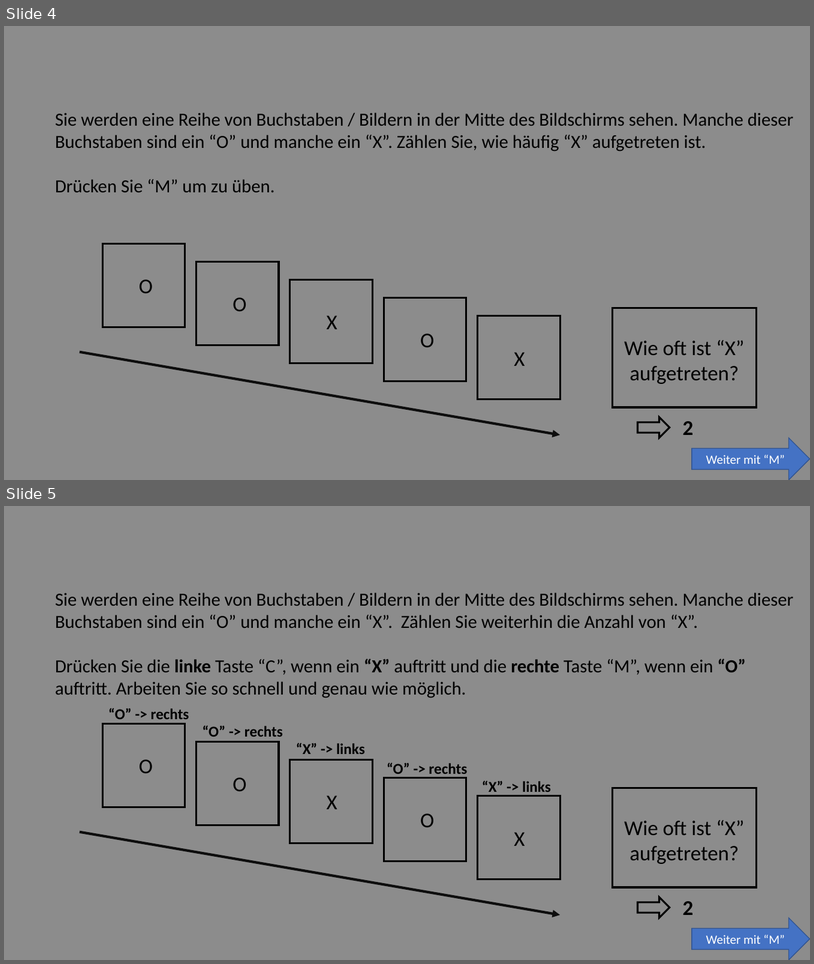
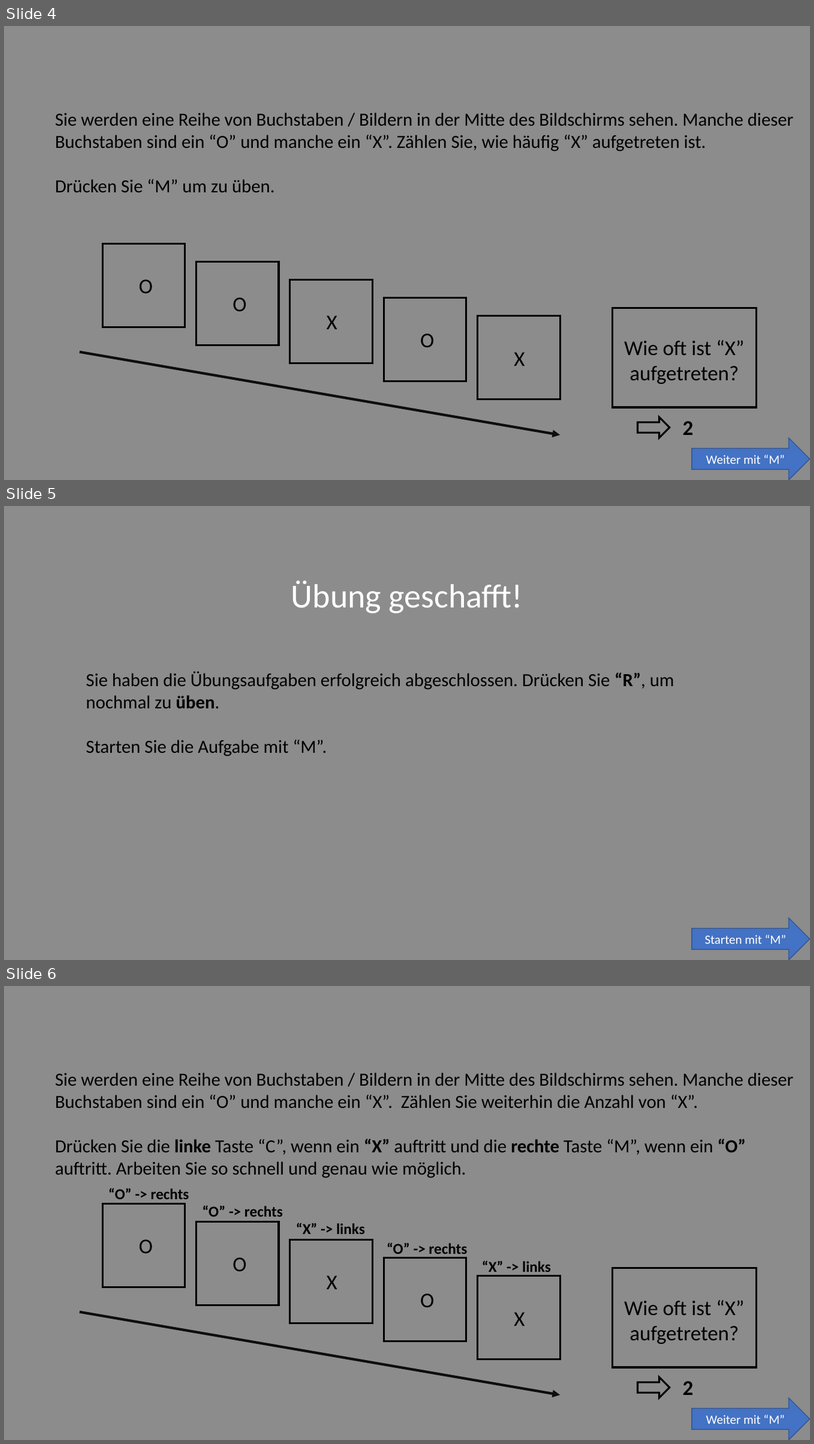
Before and after one commit to SLesche/oddball-task, a slide deck: instructions/instruction_slides.pptx. Shown one above the other, each under a label of ours: slides 4 and 5 before the commit, slides 4, 5 and 6 after it. The pictures are 814x964 and 814x1444 pixels, drawn with LibreOffice and Linux fonts; fonts in the diff are those of the drawing. Boxes give left, top, right and bottom in pixels: in the first picture for what was removed or moved away, otherwise in the second. Text is boxed around its words. In the diff, an @@ line names an element or a change of style, - is before the commit and + after.

```diff
--- a/instructions/instruction_slides.pptx
+++ b/instructions/instruction_slides.pptx
@@ slide 5 added at [4,506,810,960], background #8C8C8C @@
@@ text added at [291,580,523,613], 40 pt, text #FFFFFF @@
+Übung geschafft!
@@ text added at [86,671,675,756], 22 pt, text #000000 @@
+Sie haben die Übungsaufgaben erfolgreich abgeschlossen. Drücken Sie “R”, um nochmal zu üben.
+Starten Sie die Aufgabe mit “M”.
@@ right arrow added at [692,918,810,960], fill #4472C4, outline #325491 1 pt, 15 pt, text #FFFFFF @@
+Starten mit “M”
@@ what was slide 5 is now slide 6 @@
```
Also in this commit, not shown: 11 other files.
